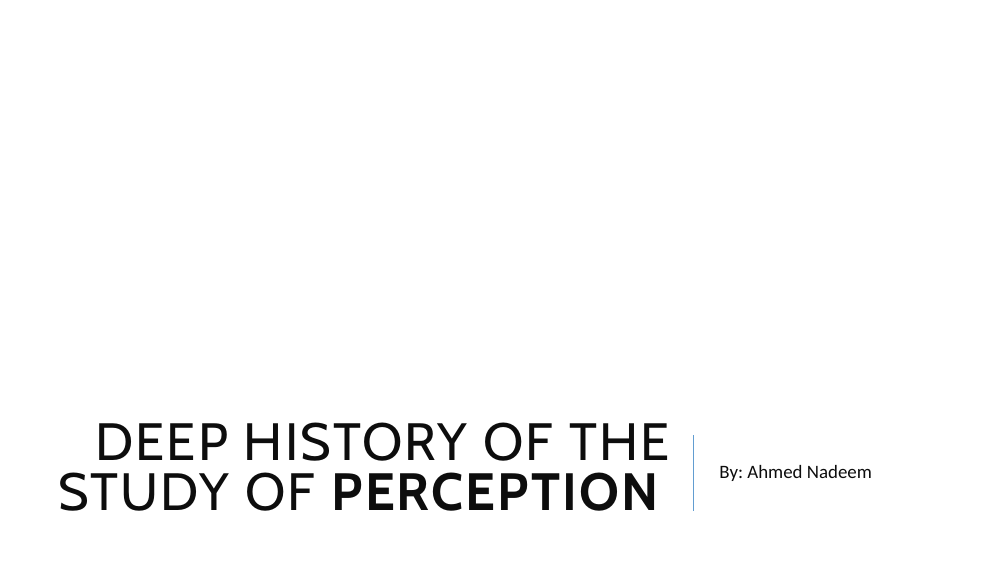
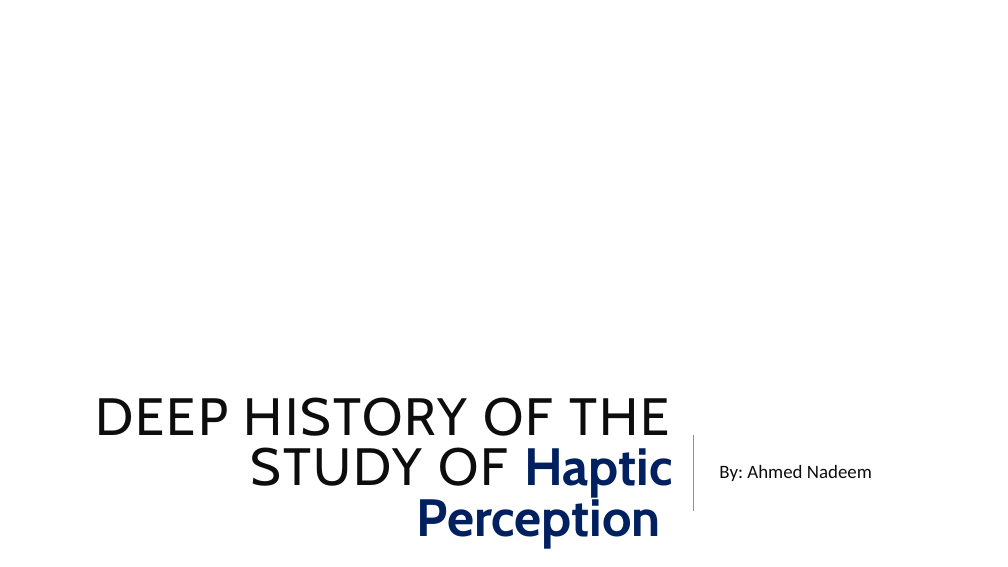
Before and after one commit to aimforbigfoot/biol5081, a slide deck: slide 1 of animalsClass/Deep History Of the field of Perception.pptx. Drawn at 1008x567 pixels with LibreOffice and Linux fonts; fonts in the diff are those of the drawing; background and template pictures are left out. Boxes give left, top, right and bottom in pixels: in the first picture for what was removed or moved away, otherwise in the second. Text is boxed around its words. In the diff, an @@ line names an element or a change of style, - is before the commit and + after.

```diff
--- a/animalsClass/Deep History Of the field of Perception.pptx
+++ b/animalsClass/Deep History Of the field of Perception.pptx
@@ title at (95, 397, 672, 547): text changed @@
-DEEP HISTORY OF THE STUDY OF PERCEPTION
+DEEP HISTORY OF THE STUDY OF Haptic Perception
```
Also in this commit, not shown: 7 other slides changed, 1 slide added.
